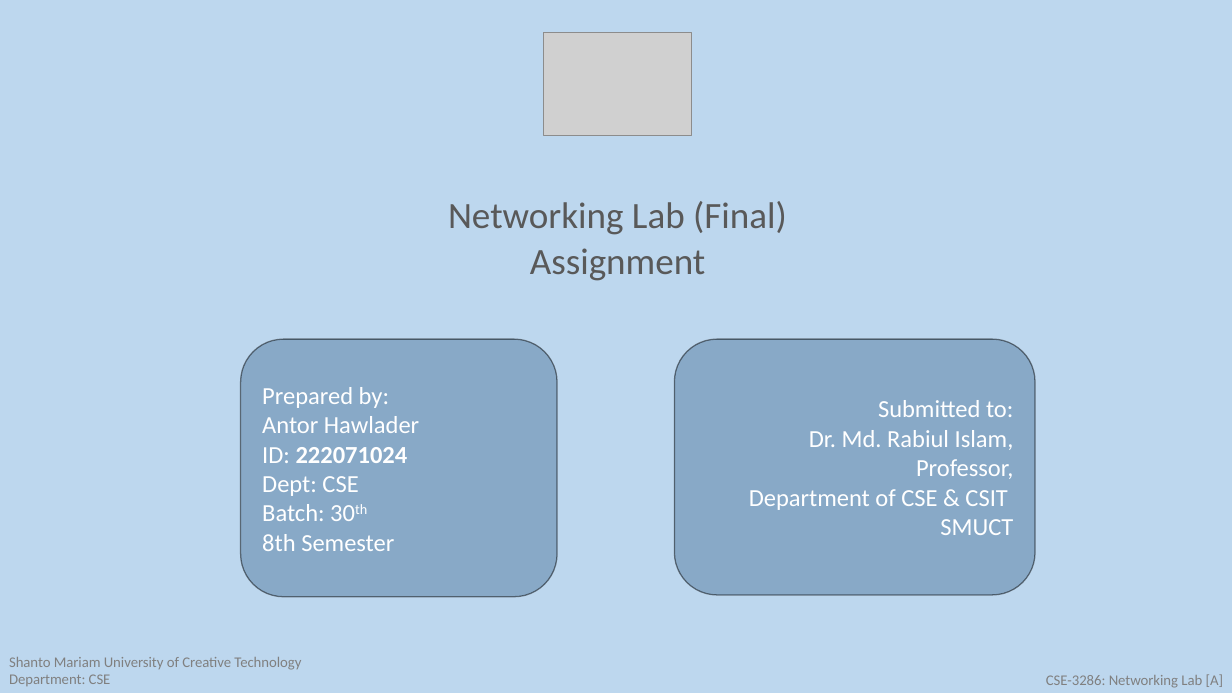
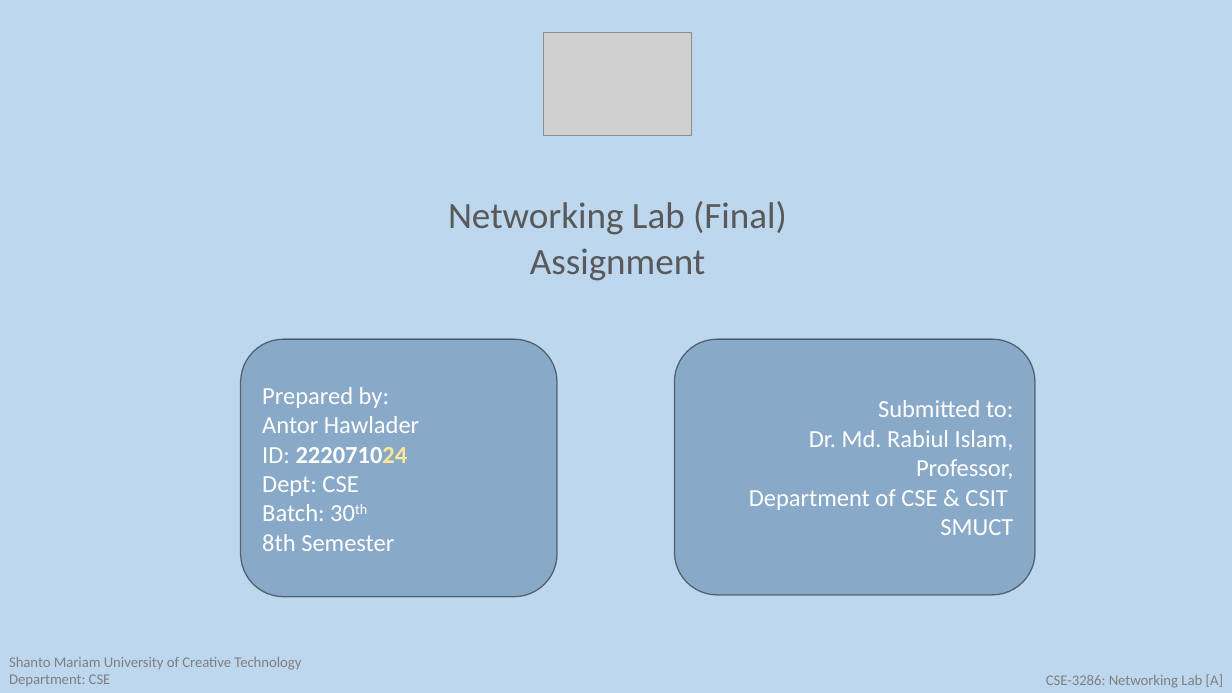
Before and after one commit to AntorPi314/MySave, a slide deck: slide 1 of Lab/Networking Lab/Final Assignment/Networking Lab (Final).pptx. Drawn at 1232x693 pixels with LibreOffice and Linux fonts; fonts in the diff are those of the drawing; grey boxes stand for pictures. Boxes give left, top, right and bottom in pixels: in the first picture for what was removed or moved away, otherwise in the second. Text is boxed around its words. In the diff, an @@ line names an element or a change of style, - is before the commit and + after.

```diff
--- a/Lab/Networking Lab/Final Assignment/Networking Lab (Final).pptx
+++ b/Lab/Networking Lab/Final Assignment/Networking Lab (Final).pptx
@@ text in rounded rectangle at bbox=[262, 447, 408, 463]: text colour #FFFFFF to #FFE699 in "222071024" @@
```
Also in this commit, not shown: 4 other slides changed, 3 slides added, 3 slides removed, 3 other files.
